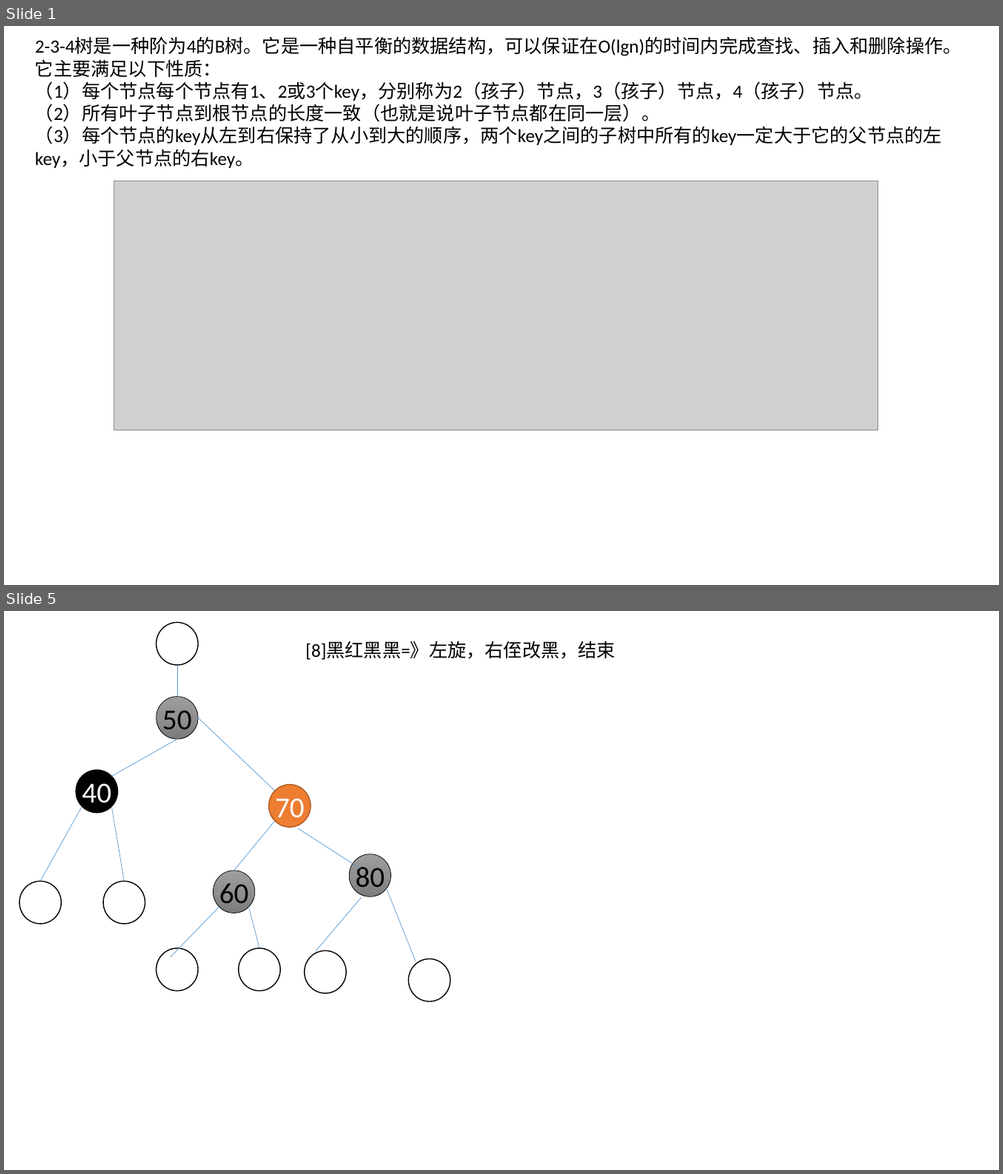
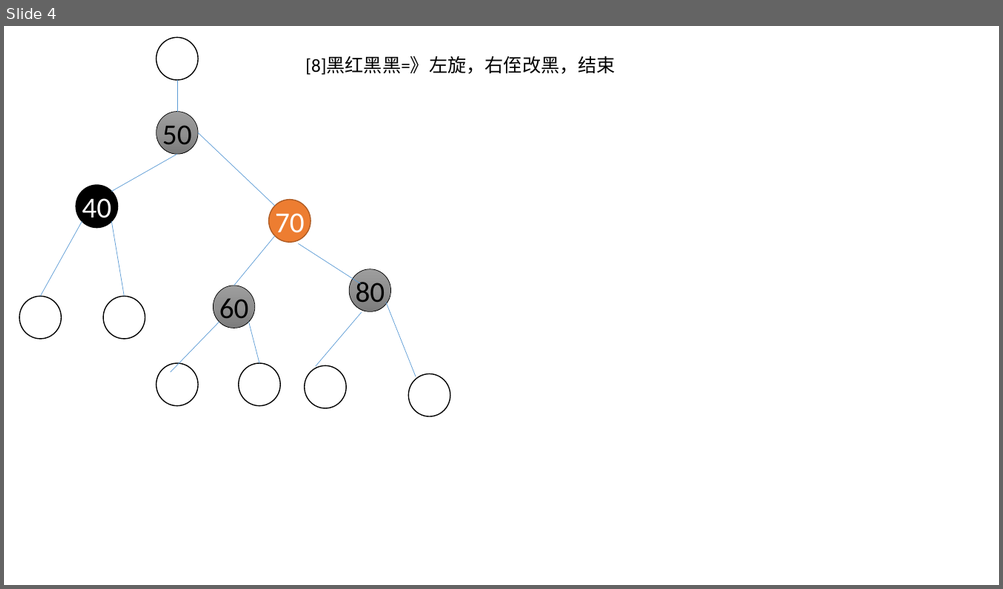
Before and after one commit to BrotherSam66/go-b-tree-bplus-tree, a slide deck: B树排演.pptx. Shown one above the other, each under a label of ours: slides 1 and 5 before the commit, slide 4 after it; the slides between them are not shown. The pictures are 1003x1174 and 1003x589 pixels, drawn with LibreOffice and Linux fonts; fonts in the diff are those of the drawing; grey boxes stand for pictures. Boxes give left, top, right and bottom in pixels: in the first picture for what was removed or moved away, otherwise in the second. Text is boxed around its words. In the diff, an @@ line names an element or a change of style, - is before the commit and + after.

Commit message:
完成展示树，修插入的bug

```diff
--- a/B树排演.pptx
+++ b/B树排演.pptx
@@ slide 1 removed at <box>4,26,999,585</box>, background #FFFFFF at 47% opacity @@
@@ text removed at <box>35,38,962,168</box> @@
-2-3-4树是一种阶为4的B树。它是一种自平衡的数据结构，可以保证在O(lgn)的时间内完成查找、插入和删除操作。它主要满足以下性质：
-（1）每个节点每个节点有1、2或3个key，分别称为2（孩子）节点，3（孩子）节点，4（孩子）节点。
-（2）所有叶子节点到根节点的长度一致（也就是说叶子节点都在同一层）。
-（3）每个节点的key从左到右保持了从小到大的顺序，两个key之间的子树中所有的key一定大于它的父节点的左key，小于父节点的右key。
@@ picture removed at <box>114,181,878,430</box> @@
@@ what was slide 5 is now slide 4 @@
```
Also in this commit, not shown: 3 slides added, 3 other slides removed, 11 other files.
